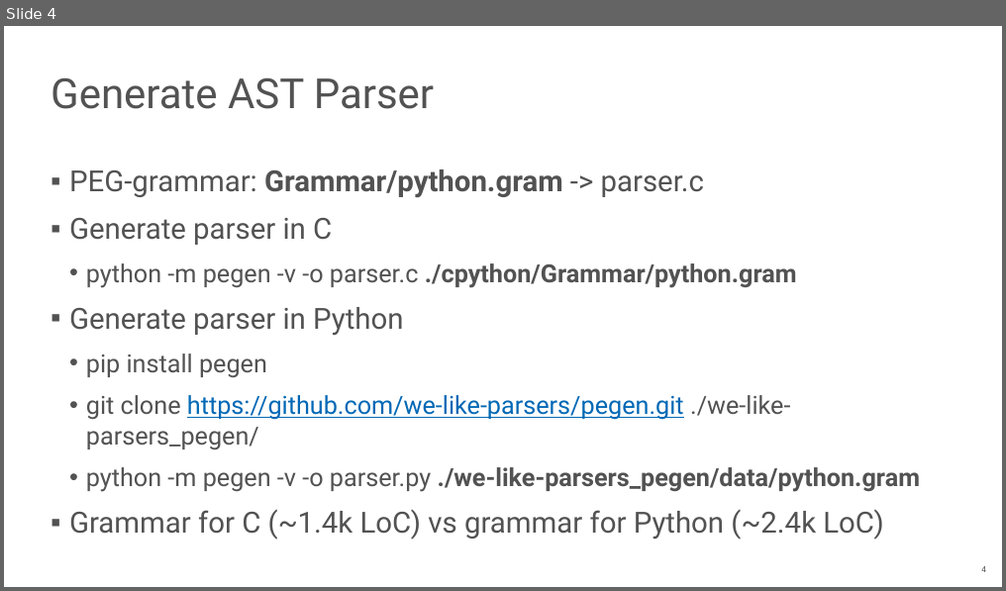
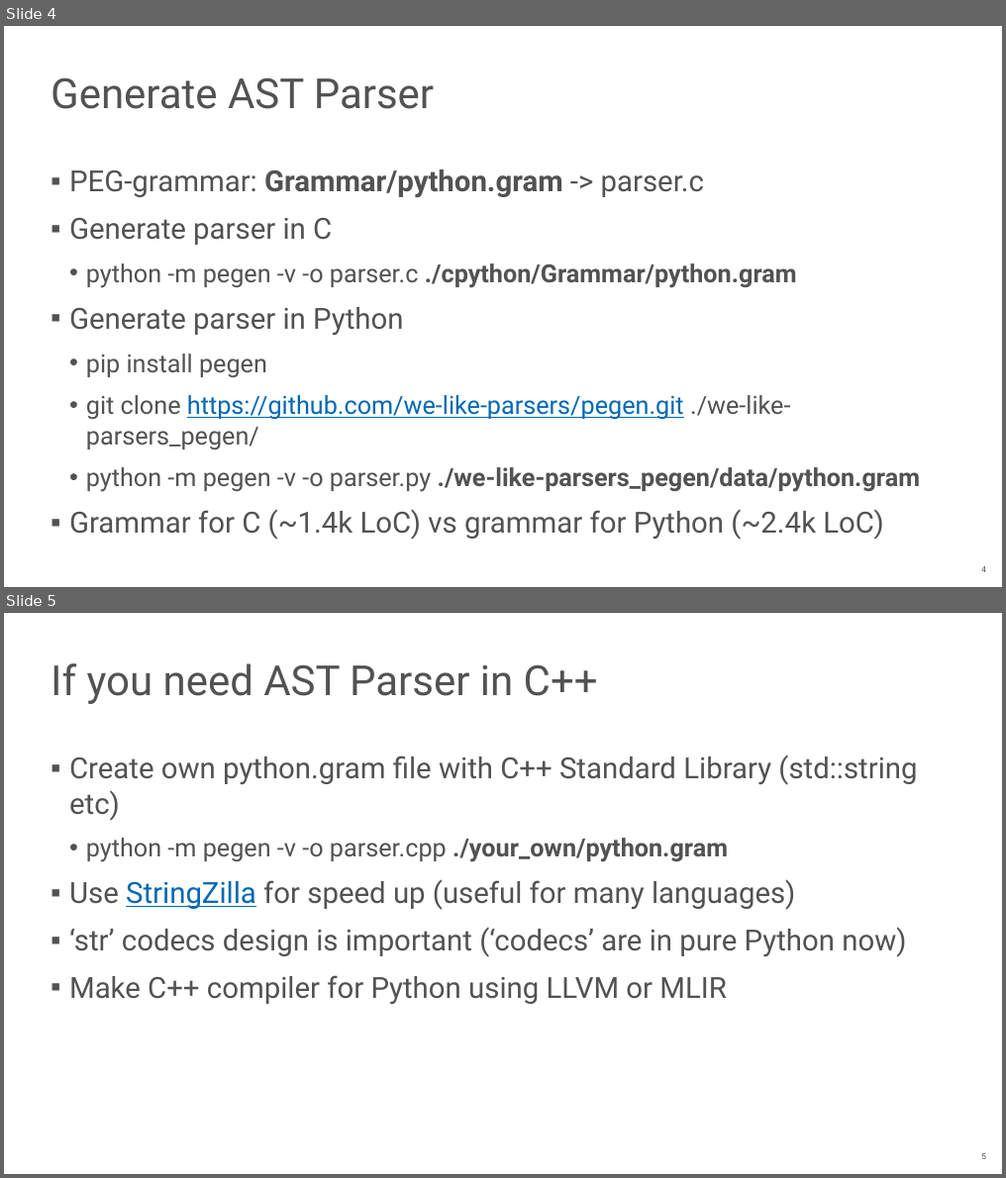
Before and after one commit to NN-complr-tech/Complr-course-lectures, a slide deck: 10-Python-internals-and-JIT-compilers.pptx. Shown one above the other, each under a label of ours: slide 4 before the commit, slides 4 and 5 after it. The pictures are 1006x591 and 1006x1178 pixels, drawn with LibreOffice and Linux fonts; fonts in the diff are those of the drawing. Boxes give left, top, right and bottom in pixels: in the first picture for what was removed or moved away, otherwise in the second. Text is boxed around its words. In the diff, an @@ line names an element or a change of style, - is before the commit and + after.

Commit message:
The second version of Python internals lecture

```diff
--- a/10-Python-internals-and-JIT-compilers.pptx
+++ b/10-Python-internals-and-JIT-compilers.pptx
@@ slide 5 added at (4, 613, 1002, 1174), background #FFFFFF; not listed: 1 template element that a slide beside it also shows @@
@@ title added at (51, 663, 598, 704), 40 pt, text #525252 @@
+If you need AST Parser in C++
@@ text added at (69, 756, 917, 1005), 28 pt, text #525252 @@
+▪ Create own python.gram file with C++ Standard Library (std::string etc)
+  • python -m pegen -v -o parser.cpp ./your_own/python.gram
+▪ Use StringZilla for speed up (useful for many languages)
+▪ ‘str’ codecs design is important (‘codecs’ are in pure Python now)
+▪ Make C++ compiler for Python using LLVM or MLIR
```
Also in this commit, not shown: 5 slides changed, 7 other slides added.
